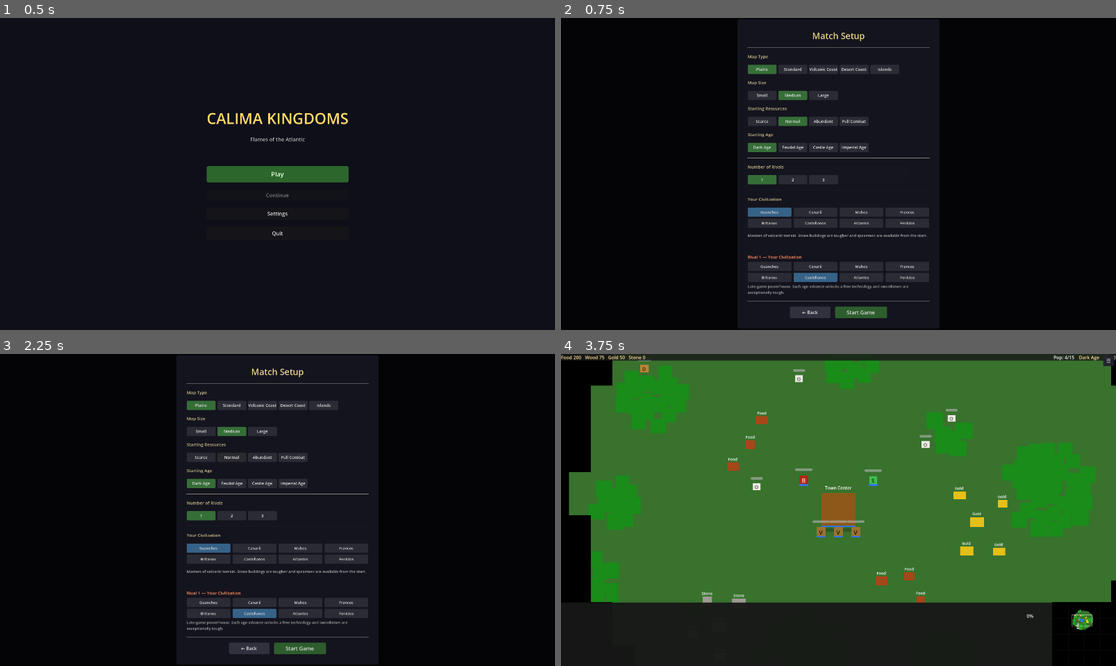
Above: before the commit, frames 1-4 (two rows, left to right).
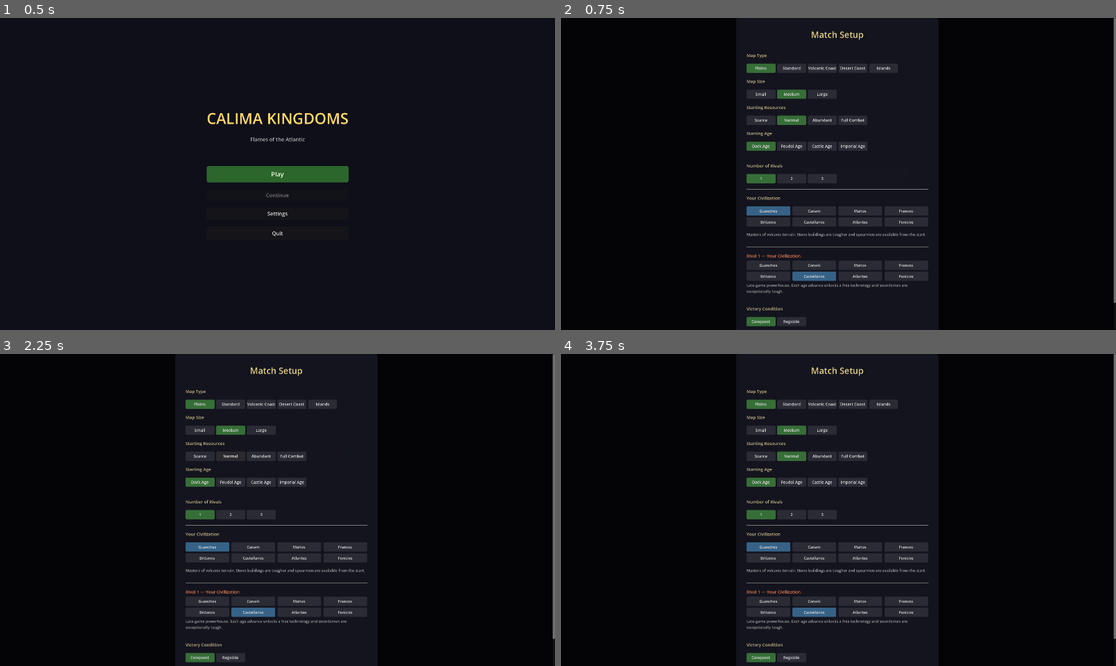
Above: after the commit, the same moments.

Repository: enrimr/rts-game-godot
Game: Godot game, scene res://scenes/game/main_menu.tscn
The game is run twice, just before and just after one commit, with the same random seed, the same clock (stepped at 60 frames per second) and the same inputs.
Inputs (mouse positions are in pixels of both pictures, inside the frame that each line leads up to):
- Up to frame 1 (0.5 s): no input
- Up to frame 2 (0.75 s): click "Play" at 0.5 s
- Up to frame 3 (2.25 s): click "Play" at 1.25 s; click "Normal" at 2 s
- Up to frame 4 (3.75 s): click "Normal" at 2.75 s; click (860, 647) at 3.5 s, where only the run before the commit has a clickable "Start Game"

Frame 1 is identical in both runs. In frame 2, 4.0% of the frame differs, in the area x 33-100%, y 0-99%; in frame 3, 4.0%; in frame 4, 76%, in the area x 0-100%, y 0-99%.

Commit message:
Add Regicide victory mode: hero death ends the game
MatchConfig gains VictoryMode enum (CONQUEST/REGICIDE). LobbyScreen shows
a Victory Condition selector. In Regicide mode GameManager listens to
hero_died and immediately calls declare_winner for the surviving player.
victory_mode is persisted and restored by SaveManager.

Co-Authored-By: Claude Sonnet 4.6 <noreply@anthropic.com>

Diff:
--- a/project/assets/translations/translations.csv
+++ b/project/assets/translations/translations.csv
@@ -155,6 +155,9 @@
 LOBBY_STARTING_AGE,Starting Age,Edad de Inicio
 LOBBY_RIVAL_COUNT,Number of Rivals,Número de Rivales
 LOBBY_RIVAL,Rival,Rival
+LOBBY_VICTORY_MODE,Victory Condition,Condición de Victoria
+LOBBY_VICTORY_CONQUEST,Conquest,Conquista
+LOBBY_VICTORY_REGICIDE,Regicide,Regicidio
 LOBBY_START,Start Game,Iniciar Partida
 LOBBY_BACK,← Back,← Volver
 CIV_GUANCHES_NAME,Guanches,Guanches
--- a/project/scripts/core/game_manager.gd
+++ b/project/scripts/core/game_manager.gd
@@ -28,6 +28,8 @@
 	players = player_configs
 	state = GameState.PLAYING
 	game_started.emit()
+	if MatchConfig.victory_mode == MatchConfig.VictoryMode.REGICIDE:
+		EventBus.hero_died.connect(_on_hero_died_regicide)
 
 func toggle_pause() -> void:
 	if state == GameState.PLAYING:
@@ -43,4 +45,18 @@
 	if state != GameState.PLAYING:
 		return
 	state = GameState.GAME_OVER
+	if EventBus.hero_died.is_connected(_on_hero_died_regicide):
+		EventBus.hero_died.disconnect(_on_hero_died_regicide)
 	game_over.emit(winner_id)
+
+func _on_hero_died_regicide(dead_player_id: int, _hero_data: UnitResource) -> void:
+	if state != GameState.PLAYING:
+		return
+	# Find any surviving player that is not the one who lost their hero
+	var winner_id: int = -1
+	for i: int in range(players.size()):
+		var pid: int = i  # player 0 = human, 1.. = AI
+		if pid != dead_player_id:
+			winner_id = pid
+			break
+	declare_winner(winner_id)
--- a/project/scripts/core/match_config.gd
+++ b/project/scripts/core/match_config.gd
@@ -3,9 +3,10 @@
 ## MatchConfig — holds the settings chosen in the lobby screen.
 ## Written before loading game_world, read during _ready().
 
-enum MapSize   { SMALL = 0, MEDIUM = 1, LARGE = 2 }
-enum Resources { SCARCE = 0, NORMAL = 1, ABUNDANT = 2, FULL_COMBAT = 3 }
-enum MapType   { PLAINS = 0, STANDARD = 1, VOLCANIC_COAST = 2, DESERT_COAST = 3, ISLANDS = 4 }
+enum MapSize      { SMALL = 0, MEDIUM = 1, LARGE = 2 }
+enum Resources    { SCARCE = 0, NORMAL = 1, ABUNDANT = 2, FULL_COMBAT = 3 }
+enum MapType      { PLAINS = 0, STANDARD = 1, VOLCANIC_COAST = 2, DESERT_COAST = 3, ISLANDS = 4 }
+enum VictoryMode  { CONQUEST = 0, REGICIDE = 1 }
 
 # Chosen by the player in the lobby
 var map_size:        int    = MapSize.MEDIUM
@@ -13,6 +14,7 @@
 var map_type:        int    = MapType.PLAINS
 var player_civ_id:   String = "guanches"
 var starting_age:    int    = 0           # GameManager.Age
+var victory_mode:    int    = VictoryMode.CONQUEST
 
 # Multi-rival support: rival_civ_ids[0] = first rival, etc.
 var rival_count:    int            = 1
--- a/project/scripts/core/save_manager.gd
+++ b/project/scripts/core/save_manager.gd
@@ -226,6 +226,7 @@
 		"starting_age":  MatchConfig.starting_age,
 		"rival_count":   MatchConfig.rival_count,
 		"rival_civ_ids": Array(MatchConfig.rival_civ_ids),
+		"victory_mode":  MatchConfig.victory_mode,
 	}
 
 	var player_ids: Array[int] = [0]
@@ -407,6 +408,7 @@
 		MatchConfig.rival_civ_ids.clear()
 		for cid: Variant in (rcids as Array):
 			MatchConfig.rival_civ_ids.append(str(cid))
+	MatchConfig.victory_mode = mc.get("victory_mode", MatchConfig.victory_mode) as int
 
 func _restore_autoloads(data: Dictionary) -> void:
 	var res_map: Dictionary = data.get("resources", {}) as Dictionary
--- a/project/scripts/ui/lobby_screen.gd
+++ b/project/scripts/ui/lobby_screen.gd
@@ -179,6 +179,14 @@
 	_rivals_container.add_theme_constant_override("separation", 14)
 	vbox.add_child(_rivals_container)
 	_rebuild_rivals_container()
+
+	vbox.add_child(_make_sep())
+
+	# Victory mode
+	vbox.add_child(_make_label(tr("LOBBY_VICTORY_MODE")))
+	var victory_opts: Array[String] = [tr("LOBBY_VICTORY_CONQUEST"), tr("LOBBY_VICTORY_REGICIDE")]
+	vbox.add_child(_make_option_row(victory_opts, MatchConfig.victory_mode,
+		func(i: int) -> void: MatchConfig.victory_mode = i))
 
 	vbox.add_child(_make_sep())
 
